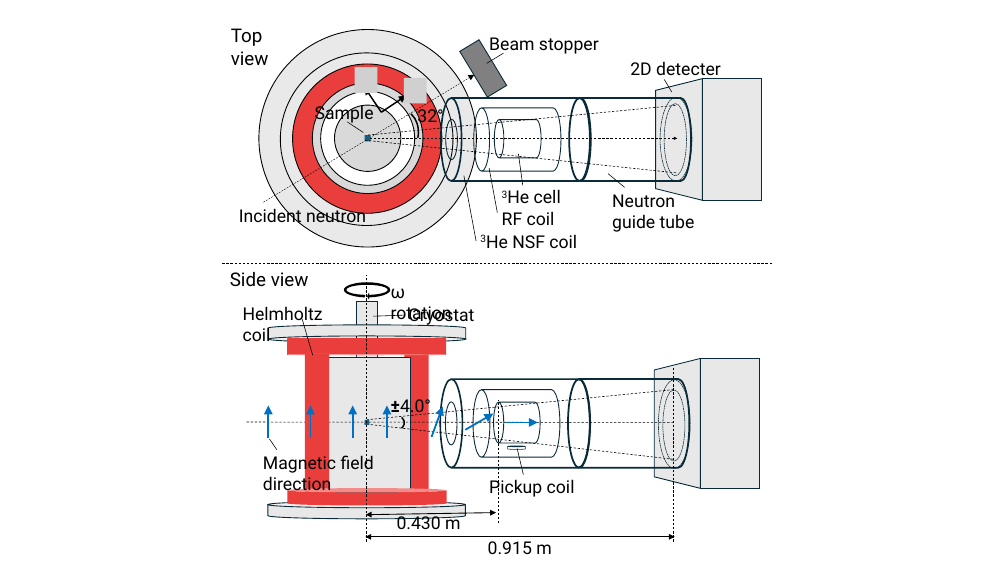
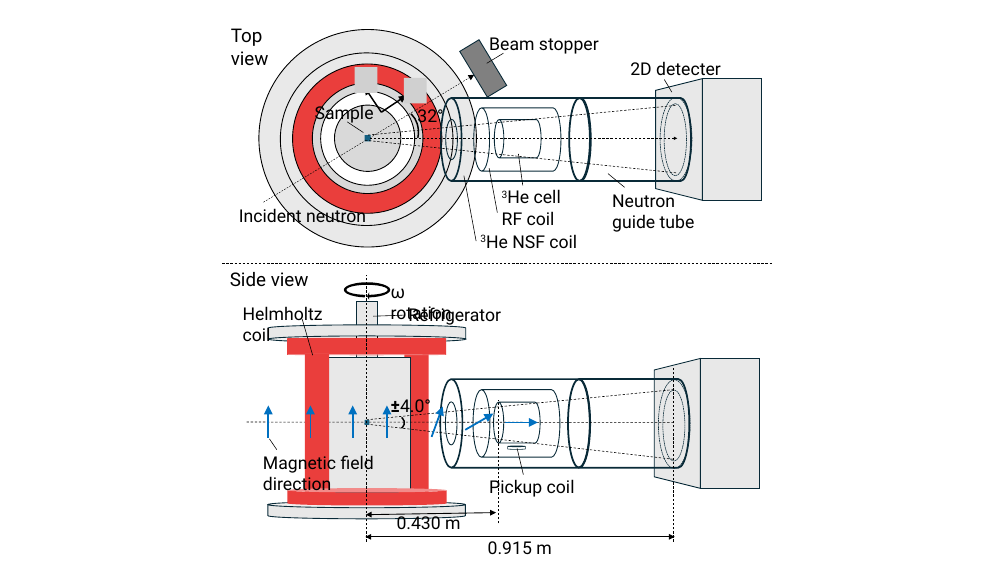
Before and after one commit to 3He-NSF/3HeNSF_2DPSD_paper, a slide deck: slide 16 of figure/figurelist [自動保存済み] [自動保存済み].pptx. Drawn at 1008x567 pixels with LibreOffice and Linux fonts; fonts in the diff are those of the drawing; grey boxes stand for pictures. Boxes give left, top, right and bottom in pixels: in the first picture for what was removed or moved away, otherwise in the second. Text is boxed around its words. In the diff, an @@ line names an element or a change of style, - is before the commit and + after.

```diff
--- a/figure/figurelist [自動保存済み] [自動保存済み].pptx
+++ b/figure/figurelist [自動保存済み] [自動保存済み].pptx
@@ text at (408, 306, 501, 327): text changed @@
-Cryostat
+Refrigerator
```
Also in this commit, not shown: 2 other slides changed, 18 other files.
